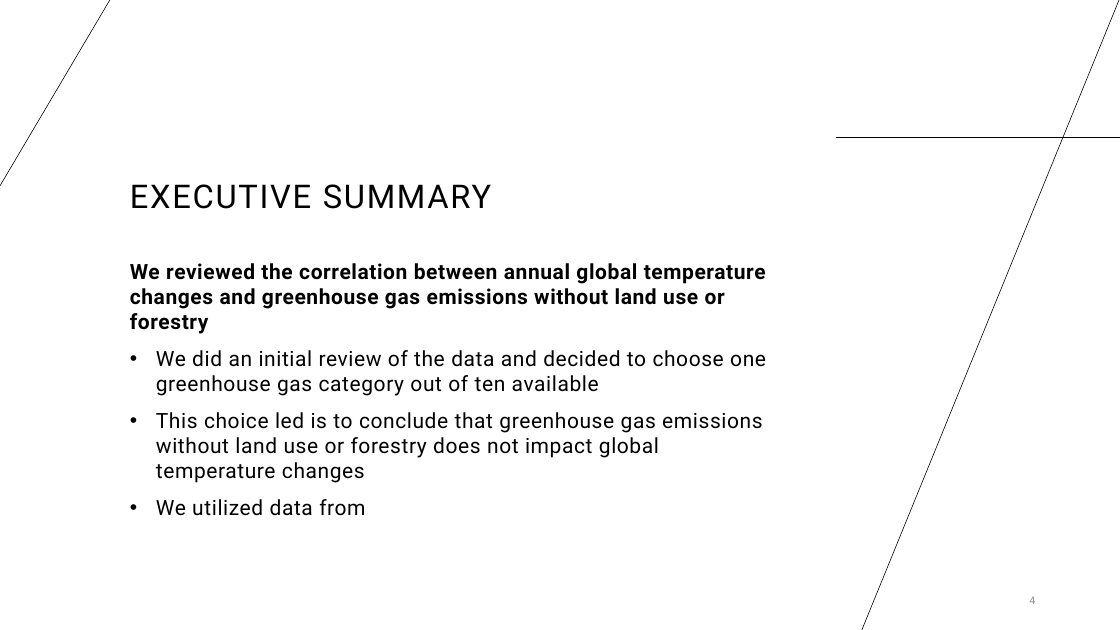
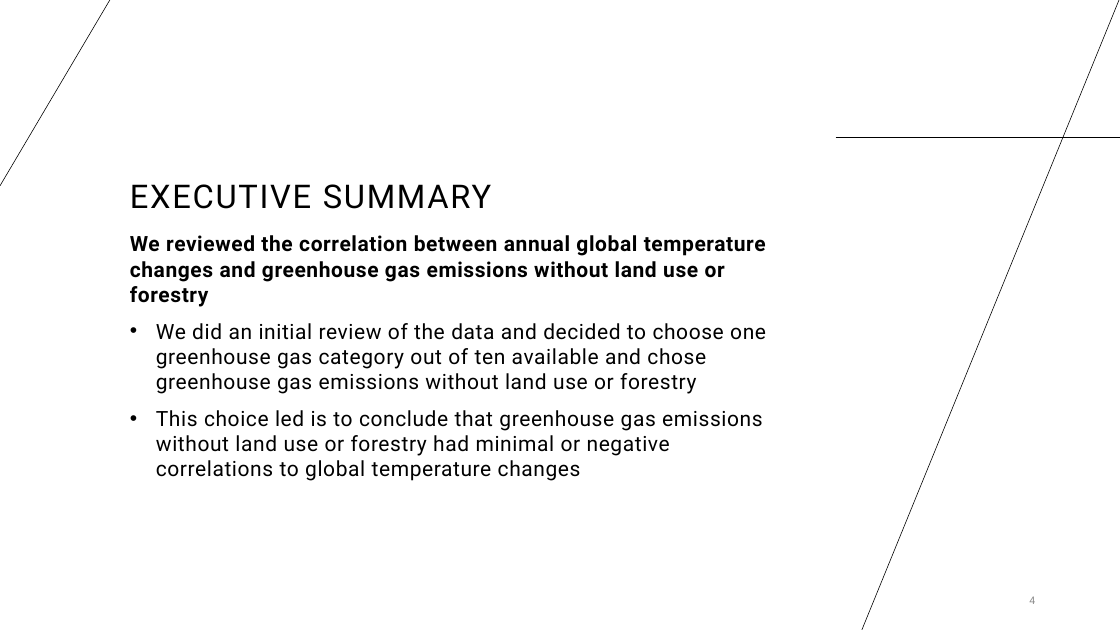
Before and after one commit to LaserLon/EDA, a slide deck: slide 4 of Chelsey/Group_1_EDA_Presentation.pptx. Drawn at 1120x630 pixels with LibreOffice and Linux fonts; fonts in the diff are those of the drawing. Boxes give left, top, right and bottom in pixels: in the first picture for what was removed or moved away, otherwise in the second. Text is boxed around its words. In the diff, an @@ line names an element or a change of style, - is before the commit and + after.

Commit message:
Final draft of PPT slides

```diff
--- a/Chelsey/Group_1_EDA_Presentation.pptx
+++ b/Chelsey/Group_1_EDA_Presentation.pptx
@@ text "We reviewed the correlation between ...": place and size @@
-text "We reviewed the correlation between ..." at (130,263,766,516)
+text "We reviewed the correlation between ..." at (130,235,766,481)
@@ text at (156,323,766,481): text changed @@
-  • We did an initial review of the data and decided to choose one greenhouse gas category out of ten available
-  • This choice led is to conclude that greenhouse gas emissions without land use or forestry does not impact global temperature changes
-  • We utilized data from
+  • We did an initial review of the data and decided to choose one greenhouse gas category out of ten available and chose greenhouse gas emissions without land use or forestry
+  • This choice led is to conclude that greenhouse gas emissions without land use or forestry had minimal or negative correlations to global temperature changes
```
Also in this commit, not shown: 10 other slides changed, 3 slides added, 1 slide removed.
